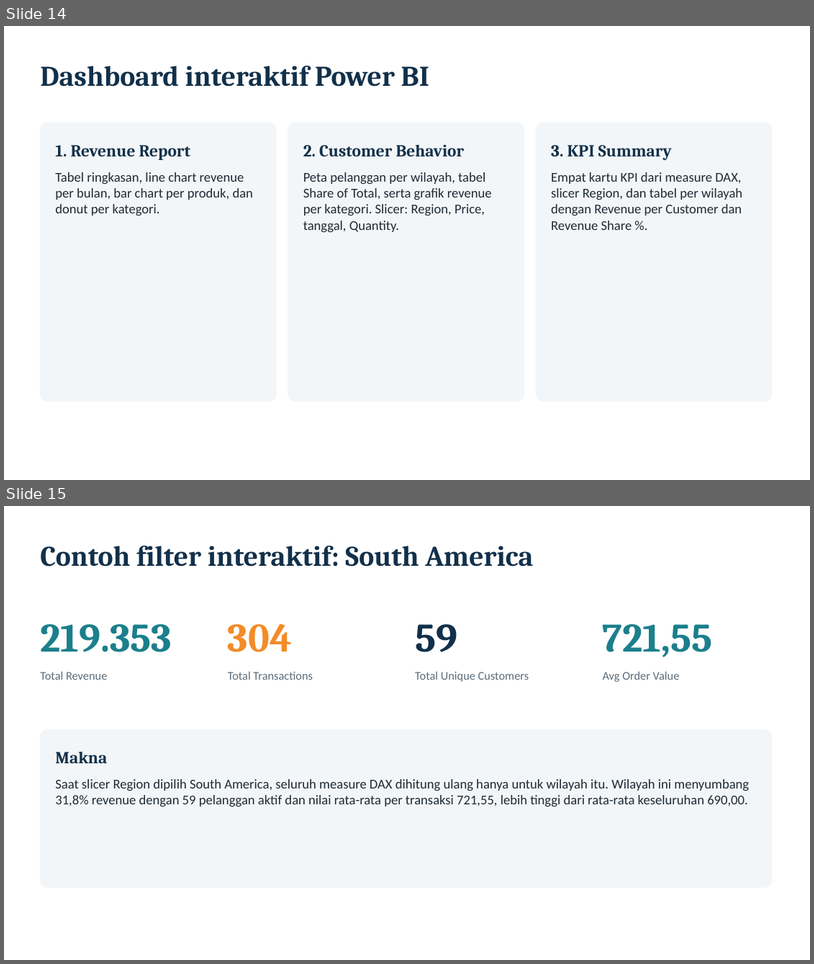
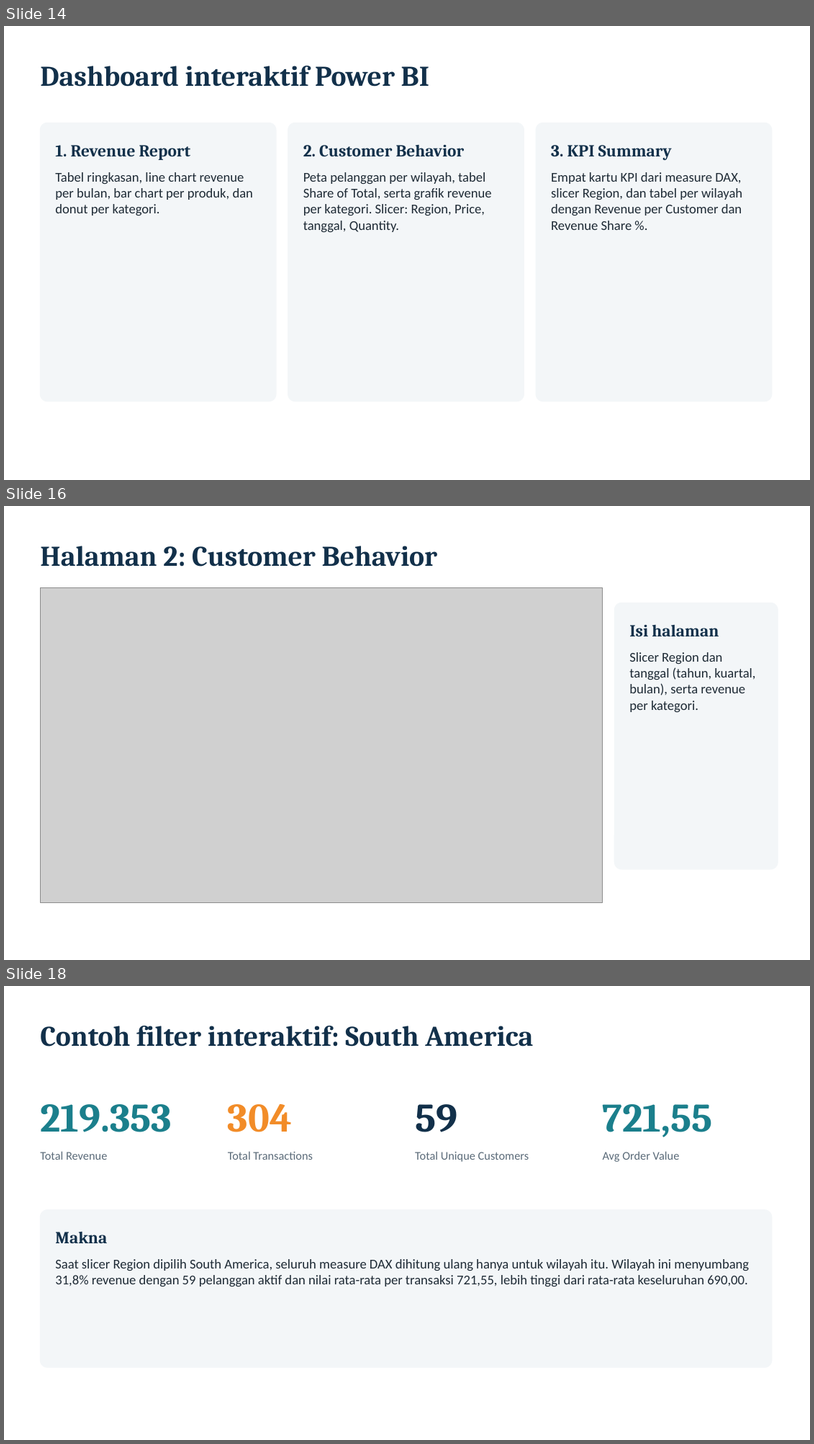
Before and after one commit to farhansech/EXACOUNT, a slide deck: output/EverMart_UTS_BDASC.pptx. Shown one above the other, each under a label of ours: slides 14 and 15 before the commit, slides 14, 16 and 18 after it; the slides between them are not shown. The pictures are 814x964 and 814x1444 pixels, drawn with LibreOffice and Linux fonts; fonts in the diff are those of the drawing; grey boxes stand for pictures. Boxes give left, top, right and bottom in pixels: in the first picture for what was removed or moved away, otherwise in the second. Text is boxed around its words. In the diff, an @@ line names an element or a change of style, - is before the commit and + after.

```diff
--- a/output/EverMart_UTS_BDASC.pptx
+++ b/output/EverMart_UTS_BDASC.pptx
@@ slide 16 added at [4,506,810,960], background #FFFFFF @@
@@ text added at [40,546,437,566], 34 pt, text #12304A, bold @@
+Halaman 2: Customer Behavior
@@ picture added at [40,587,603,902] @@
@@ rounded rectangle added at [615,602,778,869], fill #F3F6F8, outline #F3F6F8 1 pt @@
@@ text added at [630,625,719,636], 20 pt, text #12304A, bold @@
+Isi halaman
@@ text added at [630,652,756,712], 16 pt, text #1E2A35 @@
+Slicer Region dan tanggal (tahun, kuartal, bulan), serta revenue per kategori.
@@ what was slide 15 is now slide 18 @@
```
Also in this commit, not shown: 2 other slides added.
